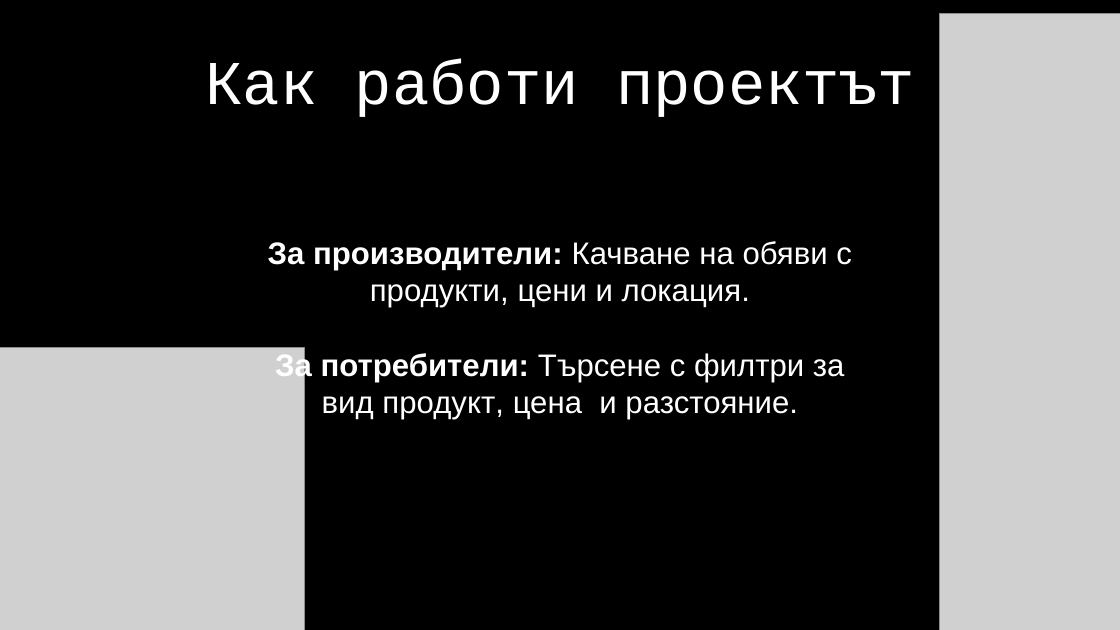
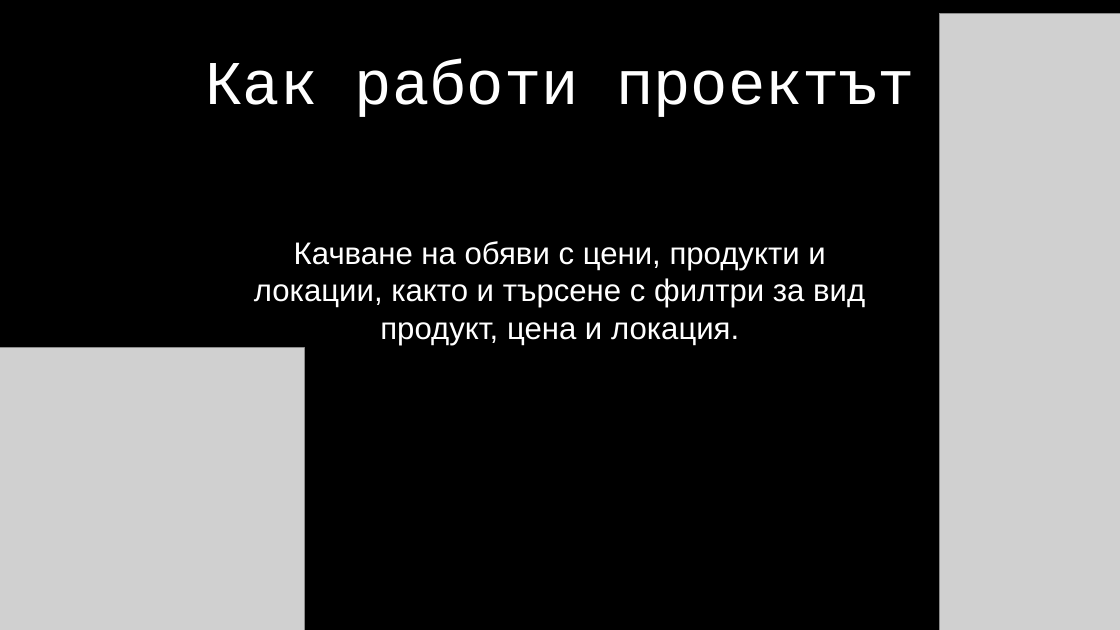
Before and after one commit to KrisD16/HackTUES128velit, a slide deck: slide 4 of presentation_hacktues.pptx. Drawn at 1120x630 pixels with LibreOffice and Linux fonts; fonts in the diff are those of the drawing; grey boxes stand for pictures; background and template pictures are left out. Boxes give left, top, right and bottom in pixels: in the first picture for what was removed or moved away, otherwise in the second. Text is boxed around its words. In the diff, an @@ line names an element or a change of style, - is before the commit and + after.

```diff
--- a/presentation_hacktues.pptx
+++ b/presentation_hacktues.pptx
@@ text at (254,241,865,345): text changed @@
-За производители: Качване на обяви с продукти, цени и локация.
-За потребители: Търсене с филтри за вид продукт, цена и разстояние.
+Качване на обяви с цени, продукти и локации, както и търсене с филтри за вид продукт, цена и локация.
```
Also in this commit, not shown: 4 other slides changed, 1 slide added.
